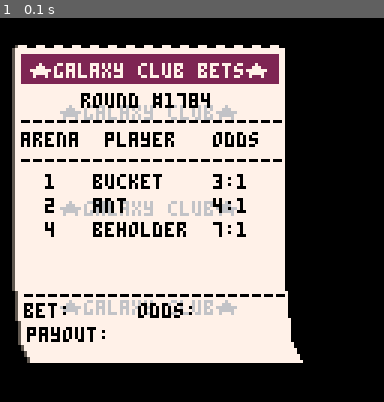
Above: before the commit, frame 1.
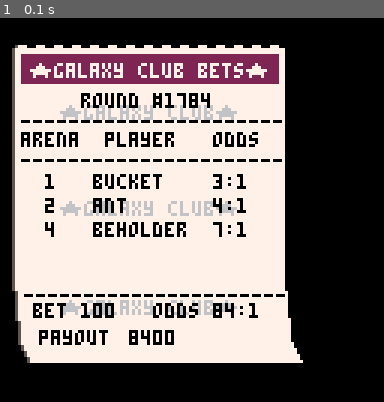
Above: after the commit, the same moment.

Repository: suspicious-smoke/club-bets-pico8
Game: PICO-8 cartridge club-bets.p8
The game is run twice, just before and just after one commit, with the same random seed, the same clock (stepped at 60 frames per second) and the same inputs.
Inputs:
- Up to frame 1 (0.1 s): no input

The runs differ from the first frame. In frame 1, 1.7% of the frame differs, in the area x 6-68%, y 74-86%.

Commit message:
clean up ticket draw

Diff:
--- a/club-bets.p8
+++ b/club-bets.p8
@@ -638,6 +638,11 @@
 		ty[i]=9+i
 	end
 
+
+	get_bet_summary()
+	get_bet_costs()
+	prep_draw_bet_summary()
+
 	_upd=upd_ticket
 	_drw=drw_ticket
 end
@@ -649,8 +654,6 @@
 function drw_ticket()
 	for i_bet=1,#tx do
 		local _tx,_ty=tx[i_bet],ty[i_bet]
-		local _cbet=bets[i_bet]
-		local _arx,_plx,_odx=_tx+2,_tx+26,_tx+66
 		--ticket
 		rrect(_tx-5+5,_ty-1,3,1,0,5)--shadow
 		for i=1,15 do
@@ -669,35 +672,33 @@
 			print("★galaxy club★",_tx+15,_ty-13+i*32+_wmoff,6)
 		end
 		--text
-		rrectfill(_arx,_ty+2,86,10,0,2)--red area
+		rrectfill(_tx+2,_ty+2,86,10,0,2)--red area
 		print("★galaxy club bets★",_tx+5,_ty+5,7)
 		print("round #1784",_tx+22,_ty+15,0)
 		print("----------------------",_tx+2,_ty+22,0)
-		print("arena",_arx,_ty+28,0)
-		print("player",_plx+4,_ty+28,0)
-		print("odds",_odx,_ty+28,0)
+		print("arena",_tx+2,_ty+28,0)
+		print("player",_tx+30,_ty+28,0)
+		print("odds",_tx+66,_ty+28,0)
 		print("----------------------",_tx+2,_ty+35,0)
 		p_count=1
 		for i_arena=1,4 do
 			for i_aplyr=1,4 do
-				if _cbet[2][i_arena][i_aplyr] then
-					print(i_arena,_arx+8,_ty+34+8*p_count,0)
+				if bets[i_bet][2][i_arena][i_aplyr] then
+					print(i_arena,_tx+10,_ty+34+8*p_count,0)
 					local arena_player=arenas[i_arena][i_aplyr]
-					print(players[arena_player[1]][1],_plx,_ty+34+8*p_count,0)
-					print(arena_player[4]..":1",_odx,_ty+34+8*p_count,0)
+					print(players[arena_player[1]][1],_tx+26,_ty+34+8*p_count,0)
+					print(arena_player[4]..":1",_tx+66,_ty+34+8*p_count,0)
 					p_count+=1
 				end
 			end
 		end
-		-- for i=1,4 do
-		-- 	print(i,_arx+8,_ty+34+8*i,0)
-		-- 	print("the dude",_plx,_ty+34+8*i,0)
-		-- 	print("11:1",_odx,_ty+34+8*i,0)
-		-- end
 		print("----------------------",_tx+3,_ty+80,0)
-		print("bet:",_arx+1,_ty+85)
-		print("odds:",_tx+41,_ty+85)
-		print("payout:",_arx+2,_ty+93)
+		print("bet",_tx+6,_ty+85)
+		print(arr_to_str(bets[i_bet][1],true),_tx+22,_ty+85,0)
+		print("odds",_tx+46,_ty+85)
+		print(print_bet_odds(bets_odds[i_bet]),_tx+66,_ty+85,0)
+		print("payout ",_tx+8,_ty+94)
+		print(arr_to_str(bets_winnings[i_bet]),_tx+38,_ty+94,0)
 	end
 end
 
